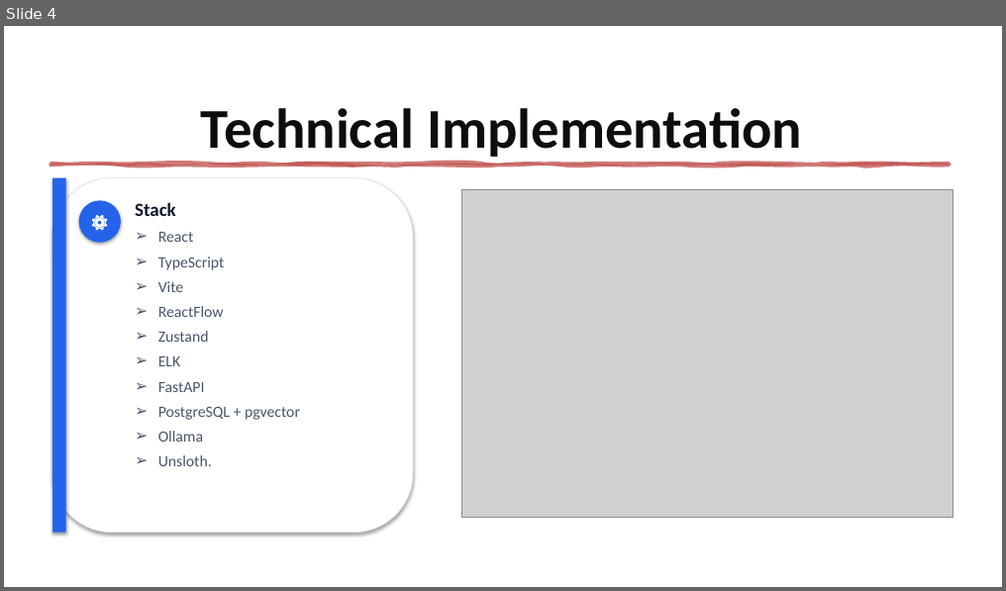
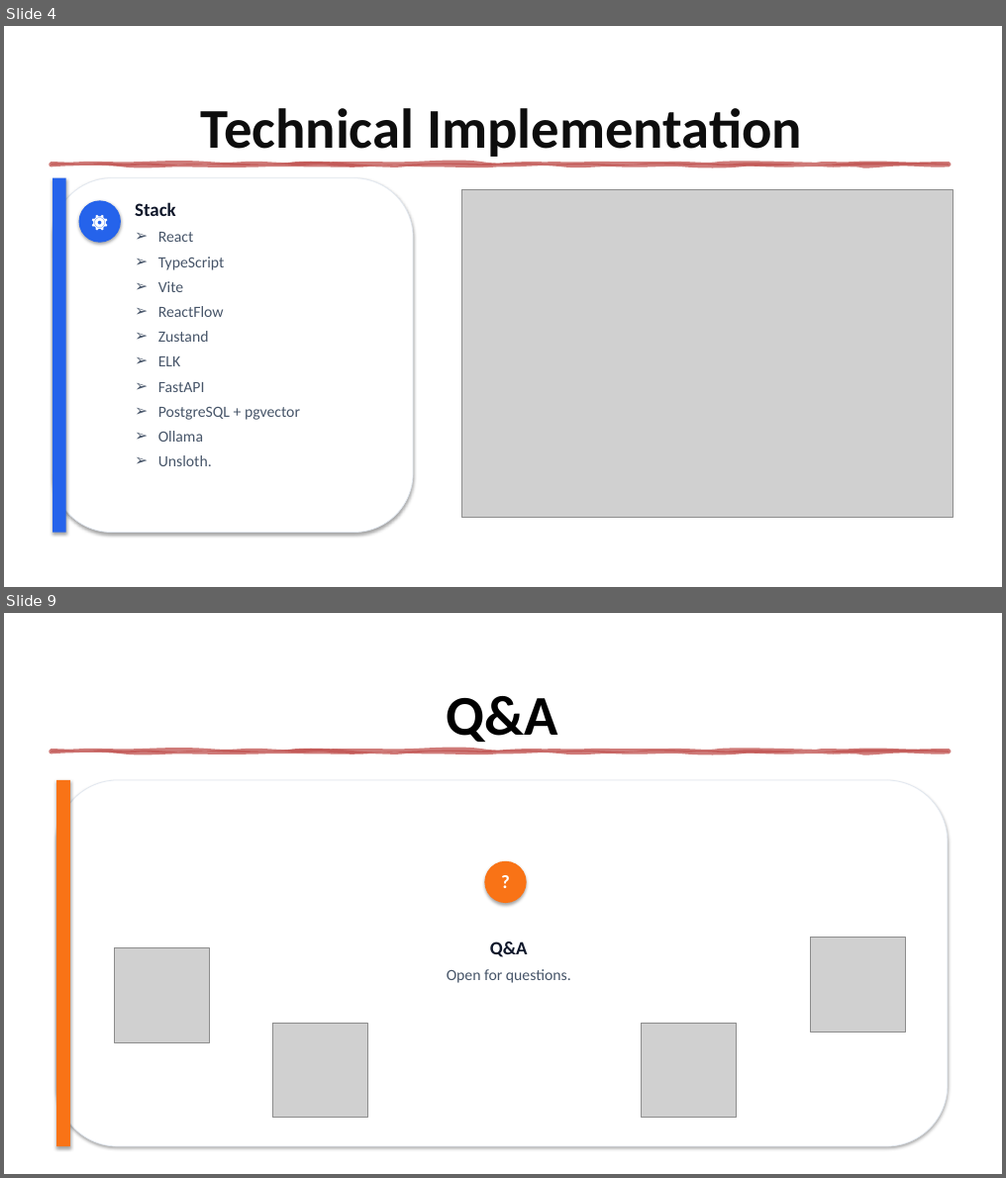
Before and after one commit to GPT-Laboratory/Case-21-Group-mindflow, a slide deck: Documentation/mindmap_visual_presentation.pptx. Shown one above the other, each under a label of ours: slide 4 before the commit, slides 4 and 9 after it; the slides between them are not shown. The pictures are 1006x591 and 1006x1178 pixels, drawn with LibreOffice and Linux fonts; fonts in the diff are those of the drawing; grey boxes stand for pictures. Boxes give left, top, right and bottom in pixels: in the first picture for what was removed or moved away, otherwise in the second. Text is boxed around its words. In the diff, an @@ line names an element or a change of style, - is before the commit and + after.

```diff
--- a/Documentation/mindmap_visual_presentation.pptx
+++ b/Documentation/mindmap_visual_presentation.pptx
@@ slide 9 added at bbox=[4, 613, 1002, 1174], background #FFFFFF @@
@@ title added at bbox=[446, 696, 557, 748], 54 pt, text #000000, bold @@
+Q&A
@@ freeform shape added at bbox=[52, 751, 949, 753], fill #C0504D at 75% opacity, outline #C0504D 3.5 pt @@
@@ rounded rectangle added at bbox=[56, 780, 947, 1148], fill #FFFFFF, outline #E2E8F0 0.75 pt @@
@@ rectangle added at bbox=[56, 780, 70, 1148], fill #F97316 @@
@@ ellipse added at bbox=[484, 861, 527, 903], fill #F97316 @@
@@ text added at bbox=[484, 866, 527, 889], 18 pt, text #FFFFFF, bold @@
+?
@@ picture added at bbox=[811, 938, 906, 1033] @@
@@ picture added at bbox=[114, 948, 209, 1043] @@
@@ text added at bbox=[447, 942, 571, 983], 15 pt, text #475569 @@
+Q&A
+Open for questions.
@@ picture added at bbox=[272, 1023, 367, 1118] @@
@@ picture added at bbox=[642, 1023, 737, 1118] @@
```
Also in this commit, not shown: 4 slides changed, 2 other files.
